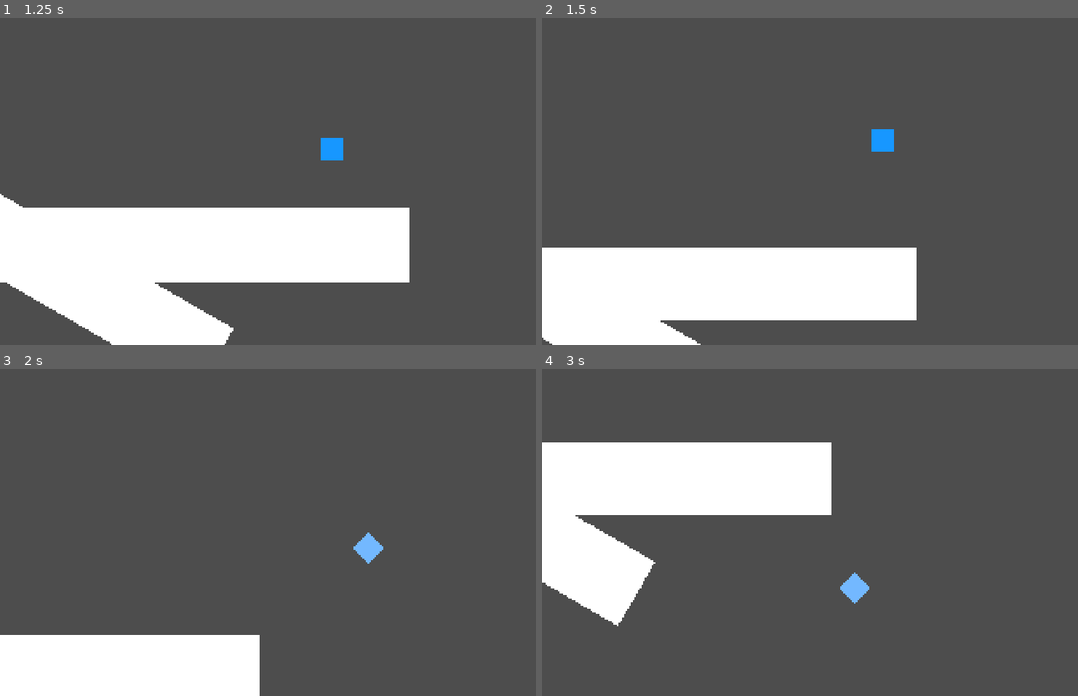
Above: before the commit, frames 1-4 (two rows, left to right).
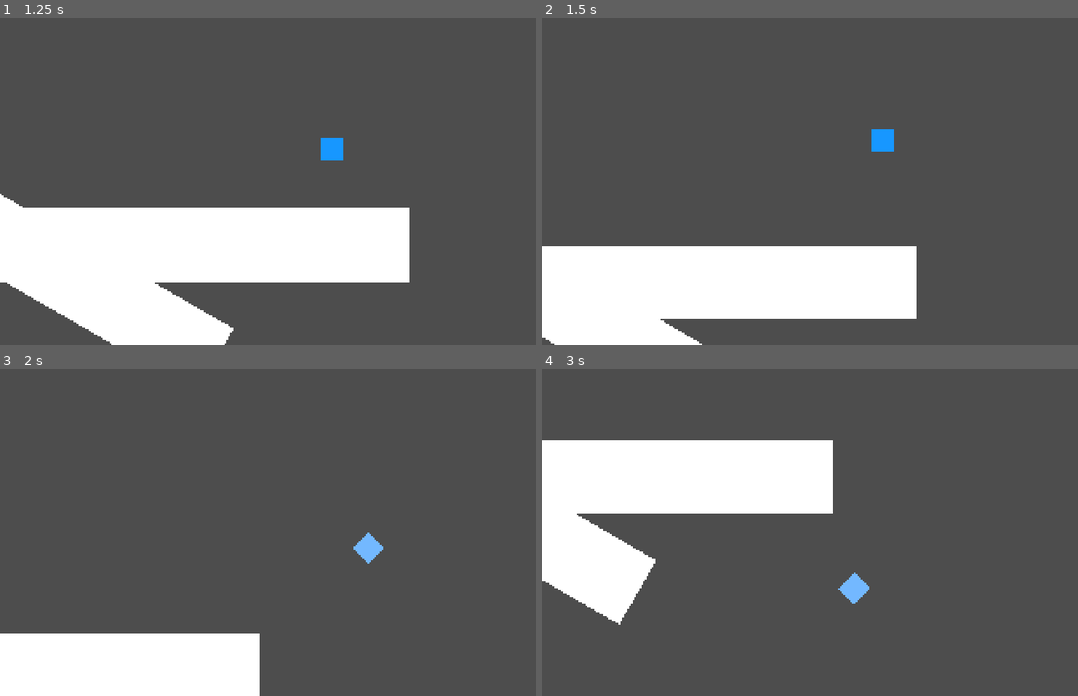
Above: after the commit, the same moments.

Repository: ruzet/SmashUltimateMovementRecreation
Game: Godot game, scene res://MovementTesting.tscn
Two runs of this game, one before a commit and one after it. Both use one fixed random seed, a clock stepped at 60 frames per second and the inputs below.
Inputs:
- Up to frame 1 (1.25 s): hold Right (ui_right) from 0.53 s (still down); hold X (Dodge) from 0.53 s (still down); tap Z (Jump) at 0.77, 0.8, 1.07 s
- Up to frame 2 (1.5 s): keep holding Right (ui_right); release X (Dodge) at 1.28 s; tap Z (Jump) at 1.35 s
- Up to frame 3 (2 s): keep holding Right (ui_right); tap Z (Jump) at 1.52, 1.82 s; tap X (Dodge) at 1.55 s
- Up to frame 4 (3 s): release Right (ui_right) at 2.03 s; hold Left (ui_left) 2.03-2.78 s; hold X (Dodge) 2.03-2.78 s; tap Z (Jump) at 2.3 s; hold Right (ui_right) from 2.78 s (still down); tap X (Dodge) at 2.85 s

Frame 1 is identical in both runs. In frame 2, 0.6% of the frame differs, in the area x 0-70%, y 69-100%; in frame 3, 0.2%; in frame 4, 0.9%, in the area x 0-59%, y 21-79%.

Commit message:
added multipliers to everything

Diff:
--- a/Player.gd
+++ b/Player.gd
@@ -14,15 +14,23 @@
 const Gravity = 1750
 const Jumps = 2
 
-const KBScale = 1.0
-const KBLaunchScale = 0.03 * 60.0 * 3.0 * KBScale
-const KBDecayPerSecond = 0.051 * 3600.0 * 4.0 * KBScale
-const KBHitstunGravity = Gravity * KBScale
-
 const DashTime = 0.5
 const DashDistance = 300
 const AirDodgeXVelocity = 650 #this is set every frame so make it lower when fine turning
 const AirDodgeYVelocity = -700
+
+@export var OverallSpeedMultiplier = 1
+@export var OverallJumpMultiplier = 1
+@export var OverallFallingSpeedMultiplier = 1
+@export var OverallGravityMultiplier = 1
+@export var OverallAirDodgeMultiplier = 1
+@export var OverallKnockbackMultiplier = 1
+@export var OverallHitstunMultiplier = 1
+@export var OverallHitlagMultiplier = 1
+
+var KBLaunchScale = 0.03 * 60.0 * 3.0
+var KBDecayPerSecond = 0.051 * 3600.0 * 4.0
+var KBHitstunGravity = Gravity * 0.8
 
 var XVelocity = 0
 var YVelocity = 0
@@ -80,6 +88,11 @@
 	ProcessKnockback(Angle, Damage, Weight, KnockbackScaling, BaseKnockback, KnockbackMultiplier)
 	ProcessHitlag(Damage, HitlagMultiplier)
 
+func UpdateValues():
+	KBLaunchScale = 0.03 * 60.0 * 3.0 * OverallKnockbackMultiplier
+	KBDecayPerSecond = 0.051 * 3600.0 * 4.0 * OverallKnockbackMultiplier
+	KBHitstunGravity = Gravity * OverallGravityMultiplier * 0.8 * OverallKnockbackMultiplier
+
 func Dash(ParamDashDirection):
 	DashFloorNormal = get_floor_normal()
 	DashDirection = sign(ParamDashDirection)
@@ -144,15 +157,15 @@
 
 	if event.is_action_pressed("Jump") && CurrentJumps != 0 && !JumpDebounce && !Dodging && !AirDodging:
 		if CurrentJumps == Jumps:
-			YVelocity = JumpPower
-		else:
-			YVelocity = DoubleJumpPower
+			YVelocity = JumpPower * OverallJumpMultiplier
+		else:
+			YVelocity = DoubleJumpPower * OverallJumpMultiplier
 		CurrentJumps -= 1
 		JumpDebounce = true
-		await get_tree().create_timer(0.2).timeout
+		await get_tree().create_timer(0.15).timeout
 		JumpDebounce = false
-		if !OnGround && IsJumping == false && YVelocity < ShortJumpPower:
-			YVelocity = ShortJumpPower
+		if !OnGround && IsJumping == false && YVelocity < ShortJumpPower * OverallJumpMultiplier:
+			YVelocity = ShortJumpPower * OverallJumpMultiplier
 	elif event.is_action_pressed("Dodge") && !DodgeDebounce:
 		if OnGround:
 			if Direction != 0: Dash(Direction)
@@ -202,7 +215,7 @@
 				AirDodging = false
 				$"ColorRect".rotation_degrees = 0
 				$"ColorRect".color = Color.from_rgba8(23, 151, 255)
-			var TargetXVelocity = Direction * Speed
+			var TargetXVelocity = Direction * Speed * OverallSpeedMultiplier
 			if get_floor_angle() < floor_max_angle: self.rotation = get_floor_angle()
 			TimeInAir = 0
 			if !ResetJumpDebounce:
@@ -211,7 +224,7 @@
 
 			var UnrotatedXVelocity = TargetXVelocity
 			TargetXVelocity = UnrotatedXVelocity * -get_floor_normal().y
-			var SpeedMultiplier = (Direction * Speed) / TargetXVelocity
+			var SpeedMultiplier = (Direction * Speed * OverallSpeedMultiplier) / TargetXVelocity
 			if TargetXVelocity == 0: SpeedMultiplier = 1
 			TargetXVelocity *= SpeedMultiplier
 
@@ -234,15 +247,15 @@
 			if Direction == 0 && !AirDodging:
 				XVelocity = 0 + (XVelocity - 0) * exp(-AirDeceleration * delta)
 			elif !AirDodging:
-				var TargetXVelocity = Direction * Speed
+				var TargetXVelocity = Direction * Speed * OverallSpeedMultiplier
 				XVelocity = TargetXVelocity + (XVelocity - TargetXVelocity) * exp(-AirAcceleration * delta)
 			if Input.get_axis("ui_down", "ui_up") == -1 && TimeInAir > 0.5 && !AirDodging:
-				YVelocity = FastFallingSpeed
+				YVelocity = (FastFallingSpeed * OverallFallingSpeedMultiplier)
 			else:
-				if YVelocity > FallingSpeed:
-					YVelocity = FallingSpeed
+				if YVelocity > FallingSpeed * OverallFallingSpeedMultiplier:
+					YVelocity = FallingSpeed * OverallFallingSpeedMultiplier
 				else:
-					YVelocity += Gravity * delta
+					YVelocity += Gravity * OverallGravityMultiplier * delta
 	elif Dodging && !Hitstun && !Hitlag:
 		var NextDashSpeed = max(DashSpeed - DashDecel * delta, 0)
 		var Result = Raycast()
@@ -261,7 +274,7 @@
 		if OnGround and YVelocity > 0:
 			YVelocity = 0
 		else:
-			YVelocity = min(YVelocity + KBHitstunGravity * delta, FallingSpeed * KBScale)
+			YVelocity = min(YVelocity + KBHitstunGravity * delta, (FallingSpeed * OverallFallingSpeedMultiplier) * OverallKnockbackMultiplier)
 
 	var Decay = KBDecayPerSecond * delta
 	if KnockbackVelocity.length() > Decay:
